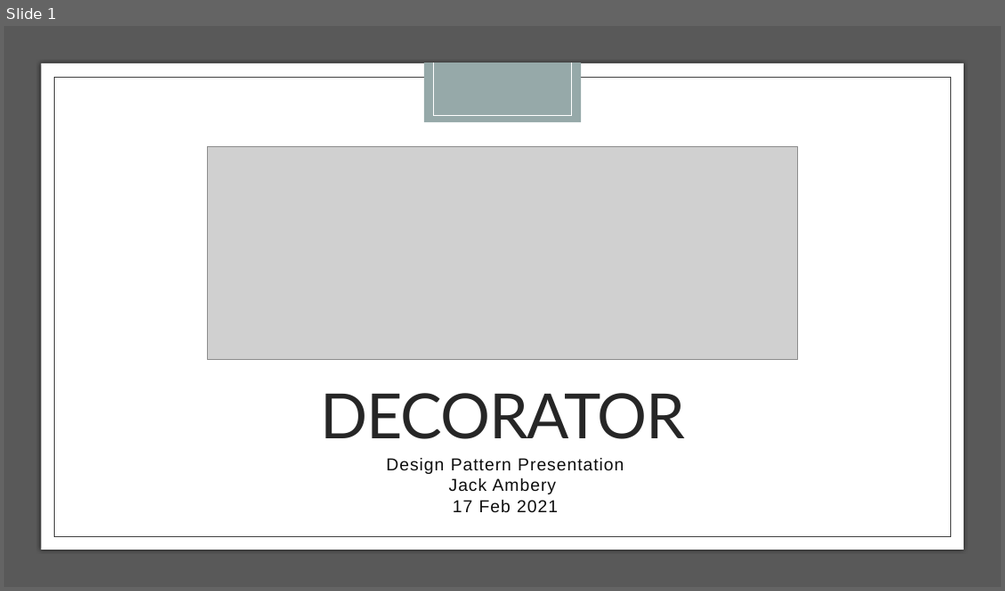
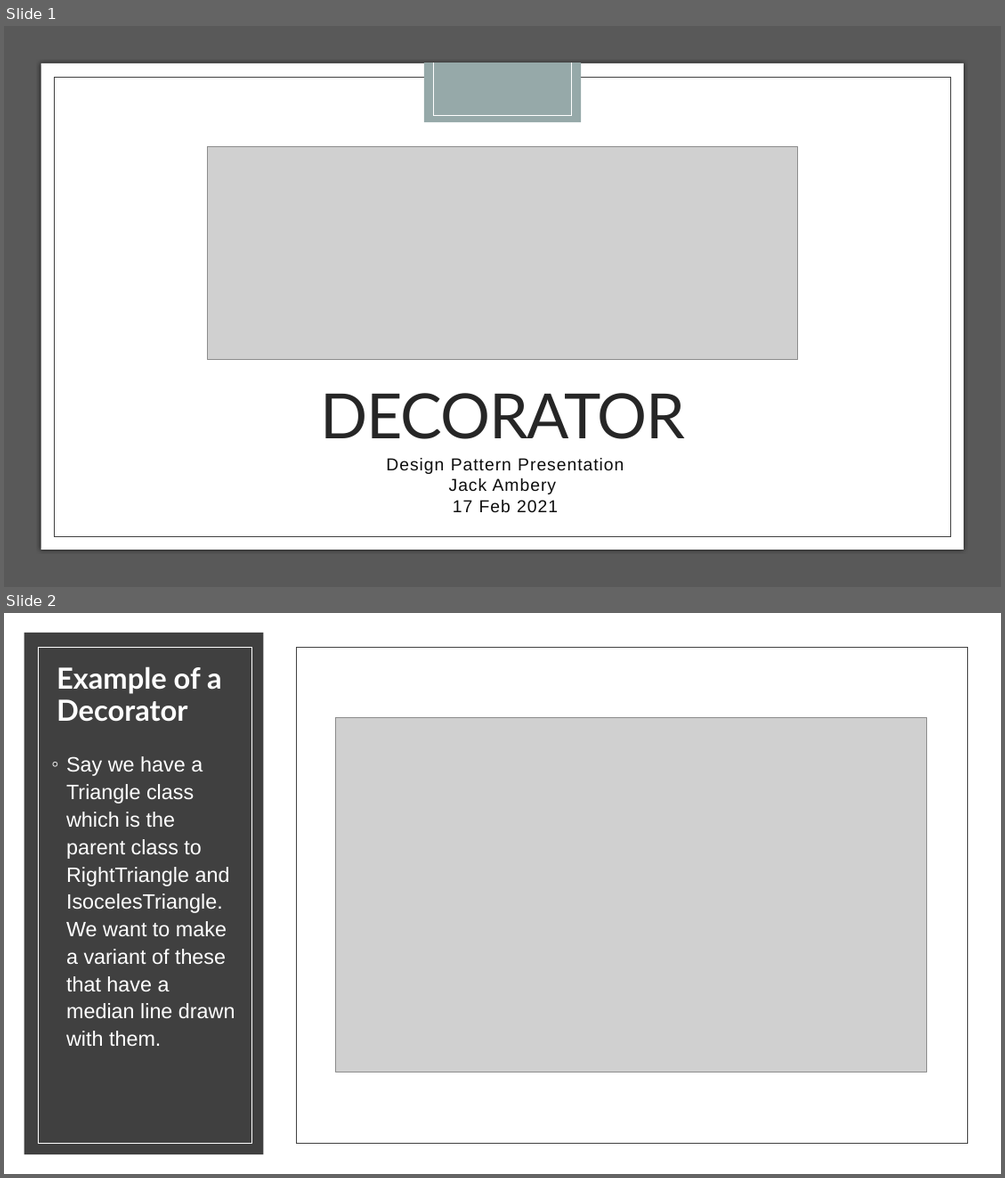
Before and after one commit to jackambery/All-Dual-Enrollment-Work, a slide deck: Student Presentations/DecoratorPresentation.pptx. Shown one above the other, each under a label of ours: slide 1 before the commit, slides 1 and 2 after it. The pictures are 1005x591 and 1005x1178 pixels, drawn with LibreOffice and Linux fonts; fonts in the diff are those of the drawing; grey boxes stand for pictures. Boxes give left, top, right and bottom in pixels: in the first picture for what was removed or moved away, otherwise in the second. Text is boxed around its words. In the diff, an @@ line names an element or a change of style, - is before the commit and + after.

```diff
--- a/Student Presentations/DecoratorPresentation.pptx
+++ b/Student Presentations/DecoratorPresentation.pptx
@@ slide 2 added at [4, 613, 1001, 1174], background #000000 @@
@@ rectangle added at [4, 613, 1001, 1174], fill #FFFFFF @@
@@ rectangle added at [24, 633, 264, 1154], fill #404040 @@
@@ rectangle added at [39, 647, 252, 1143], outline #FFFFFF 0.5 pt @@
@@ rectangle added at [296, 647, 967, 1143], outline #404040 0.5 pt @@
@@ title added at [57, 666, 222, 722], 28 pt, text #FFFFFF, bold @@
+Example of a Decorator
@@ picture added at [335, 718, 928, 1071] @@
@@ text added at [66, 756, 235, 1046], 20 pt, text #FFFFFF @@
+◦ Say we have a Triangle class which is the parent class to RightTriangle and IsocelesTriangle. We want to make a variant of these that have a median line drawn with them.
```
Also in this commit, not shown: 9 other slides added, 1 slide removed.
